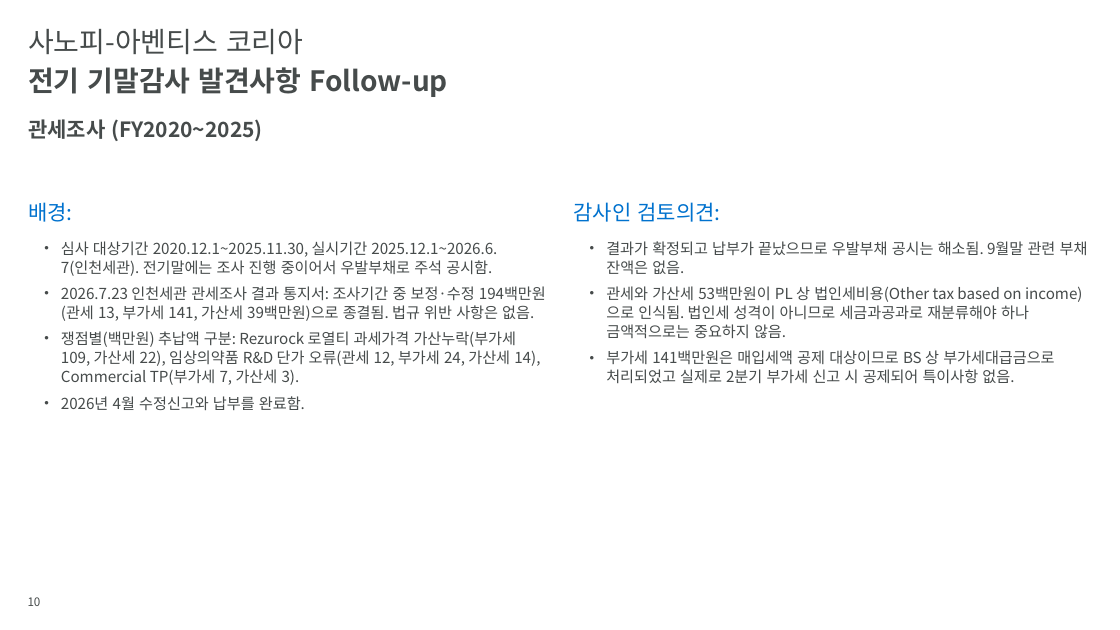
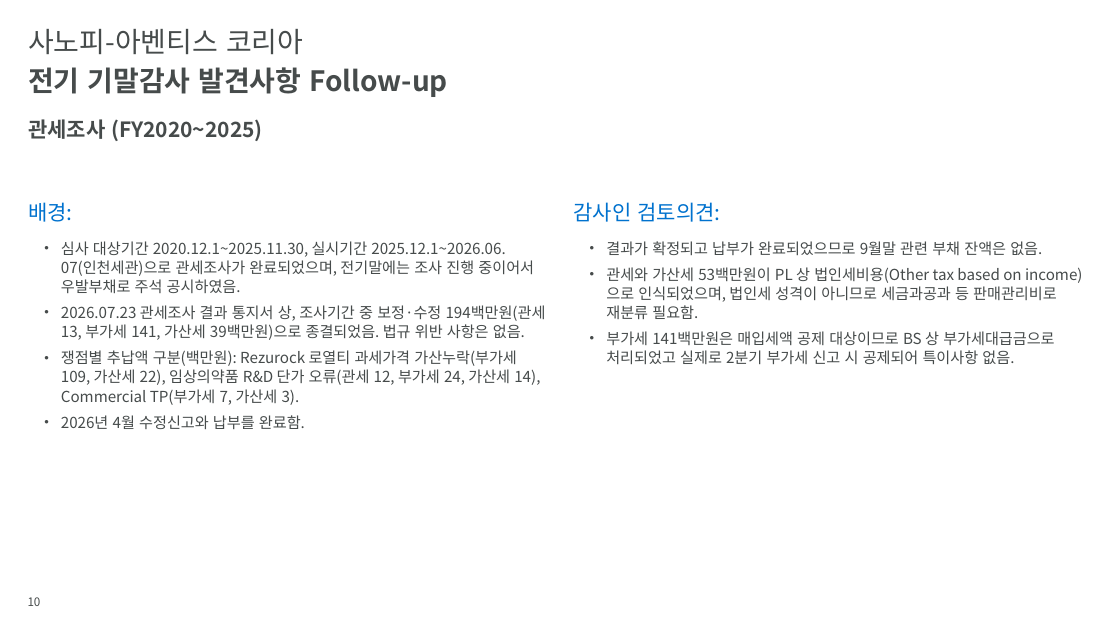
Before and after one commit to hansesle-maker/code, a slide deck: slide 10 of deliverables/SAK_FY2026_Interim_Closing_KO.pptx. Drawn at 1120x630 pixels with LibreOffice and Linux fonts; fonts in the diff are those of the drawing; background and template pictures are left out. Boxes give left, top, right and bottom in pixels: in the first picture for what was removed or moved away, otherwise in the second. Text is boxed around its words. In the diff, an @@ line names an element or a change of style, - is before the commit and + after.

```diff
--- a/deliverables/SAK_FY2026_Interim_Closing_KO.pptx
+++ b/deliverables/SAK_FY2026_Interim_Closing_KO.pptx
@@ text at (x1=61, y1=241, x2=546, y2=405): text changed @@
-  • 심사 대상기간 2020.12.1~2025.11.30, 실시기간 2025.12.1~2026.6.7(인천세관). 전기말에는 조사 진행 중이어서 우발부채로 주석 공시함.
-  • 2026.7.23 인천세관 관세조사 결과 통지서: 조사기간 중 보정·수정 194백만원(관세 13, 부가세 141, 가산세 39백만원)으로 종결됨. 법규 위반 사항은 없음.
-  • 쟁점별(백만원) 추납액 구분: Rezurock 로열티 과세가격 가산누락(부가세 109, 가산세 22), 임상의약품 R&D 단가 오류(관세 12, 부가세 24, 가산세 14), Commercial TP(부가세 7, 가산세 3).
+  • 심사 대상기간 2020.12.1~2025.11.30, 실시기간 2025.12.1~2026.06.07(인천세관)으로 관세조사가 완료되었으며, 전기말에는 조사 진행 중이어서 우발부채로 주석 공시하였음.
+  • 2026.07.23 관세조사 결과 통지서 상, 조사기간 중 보정·수정 194백만원(관세 13, 부가세 141, 가산세 39백만원)으로 종결되었음. 법규 위반 사항은 없음.
+  • 쟁점별 추납액 구분(백만원): Rezurock 로열티 과세가격 가산누락(부가세 109, 가산세 22), 임상의약품 R&D 단가 오류(관세 12, 부가세 24, 가산세 14), Commercial TP(부가세 7, 가산세 3).
@@ text at (x1=606, y1=241, x2=1082, y2=319): text changed @@
-  • 결과가 확정되고 납부가 끝났으므로 우발부채 공시는 해소됨. 9월말 관련 부채 잔액은 없음.
-  • 관세와 가산세 53백만원이 PL 상 법인세비용(Other tax based on income)으로 인식됨. 법인세 성격이 아니므로 세금과공과로 재분류해야 하나 금액적으로는 중요하지 않음.
+  • 결과가 확정되고 납부가 완료되었으므로 9월말 관련 부채 잔액은 없음.
+  • 관세와 가산세 53백만원이 PL 상 법인세비용(Other tax based on income)으로 인식되었으며, 법인세 성격이 아니므로 세금과공과 등 판매관리비로 재분류 필요함.
```
Also in this commit, not shown: 7 other slides changed.
